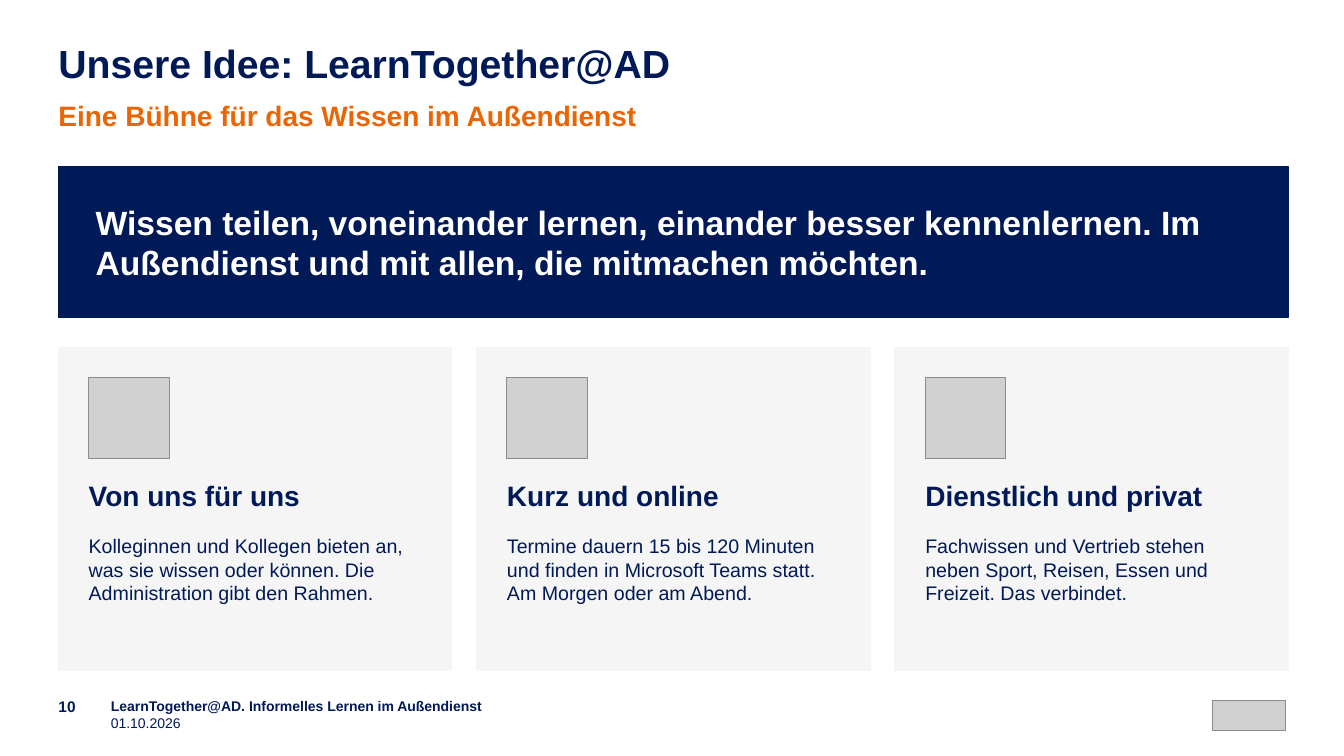
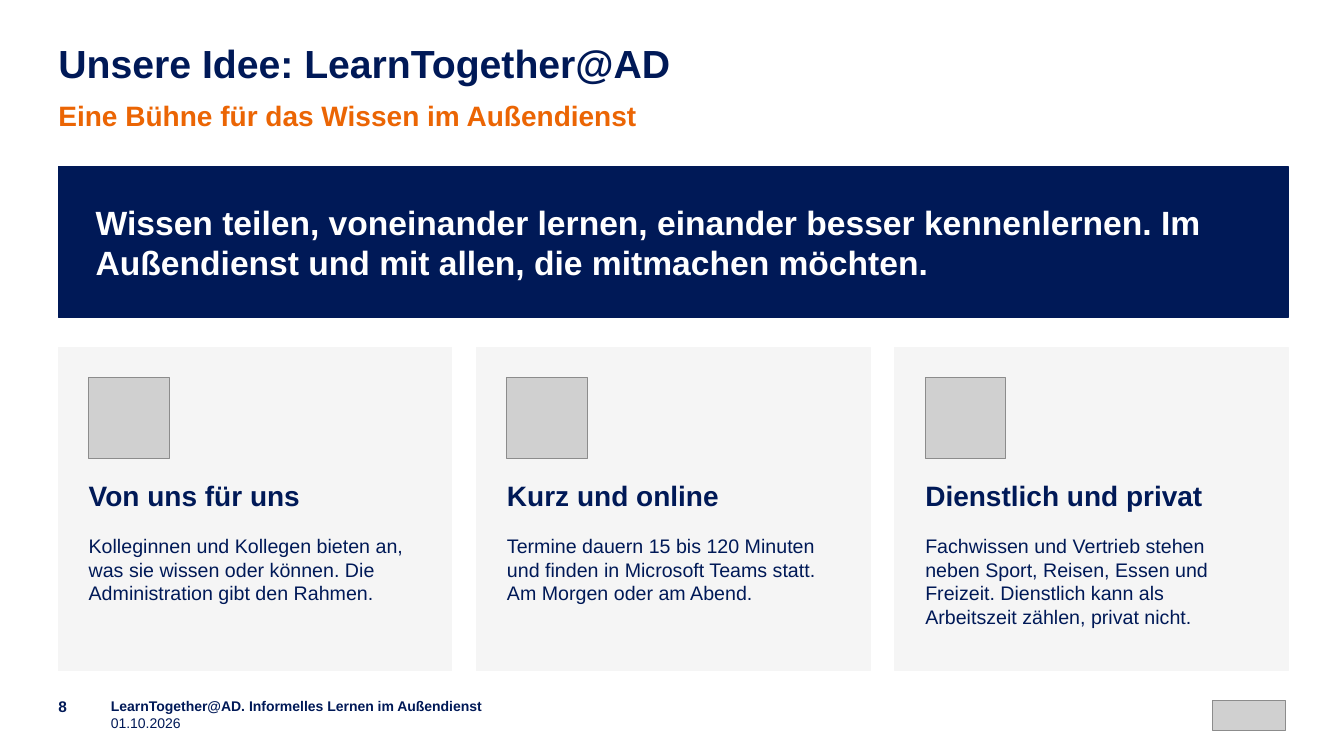
Before and after one commit to emplush/ruv_learntogether, a slide deck: slide 8 of docs/LearnTogether-AD_Praesentation.pptx (slide 10 before the commit). Drawn at 1344x756 pixels with LibreOffice and Linux fonts; fonts in the diff are those of the drawing; grey boxes stand for pictures. Boxes give left, top, right and bottom in pixels: in the first picture for what was removed or moved away, otherwise in the second. Text is boxed around its words. In the diff, an @@ line names an element or a change of style, - is before the commit and + after.

```diff
--- a/docs/LearnTogether-AD_Praesentation.pptx
+++ b/docs/LearnTogether-AD_Praesentation.pptx
@@ text at (925,538,1208,628): text changed @@
-Fachwissen und Vertrieb stehen neben Sport, Reisen, Essen und Freizeit. Das verbindet.
+Fachwissen und Vertrieb stehen neben Sport, Reisen, Essen und Freizeit. Dienstlich kann als Arbeitszeit zählen, privat nicht.
@@ text at (58,701,67,712): text changed @@
-10
+8
```
Also in this commit, not shown: 16 other slides changed, 5 slides added, 5 slides removed.
